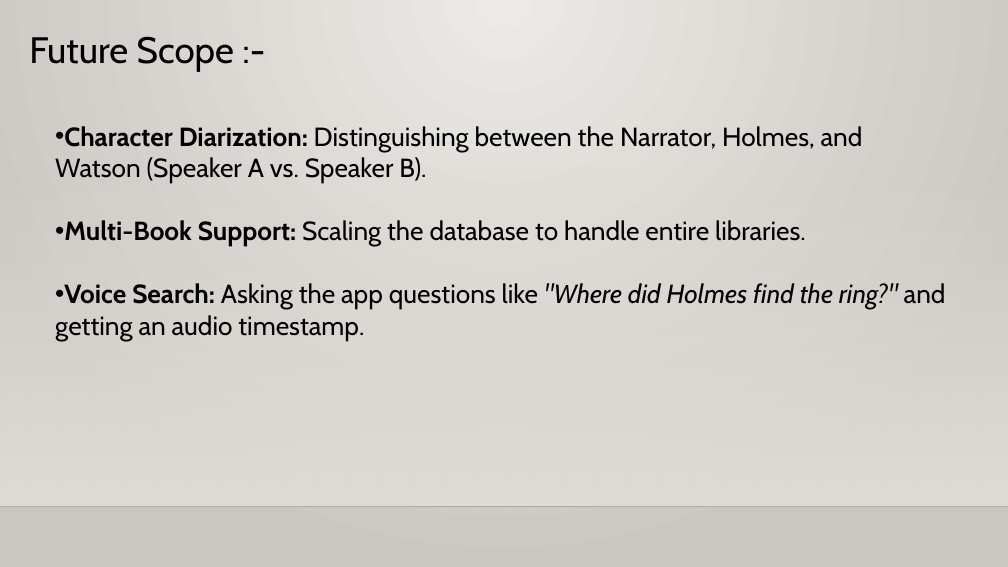
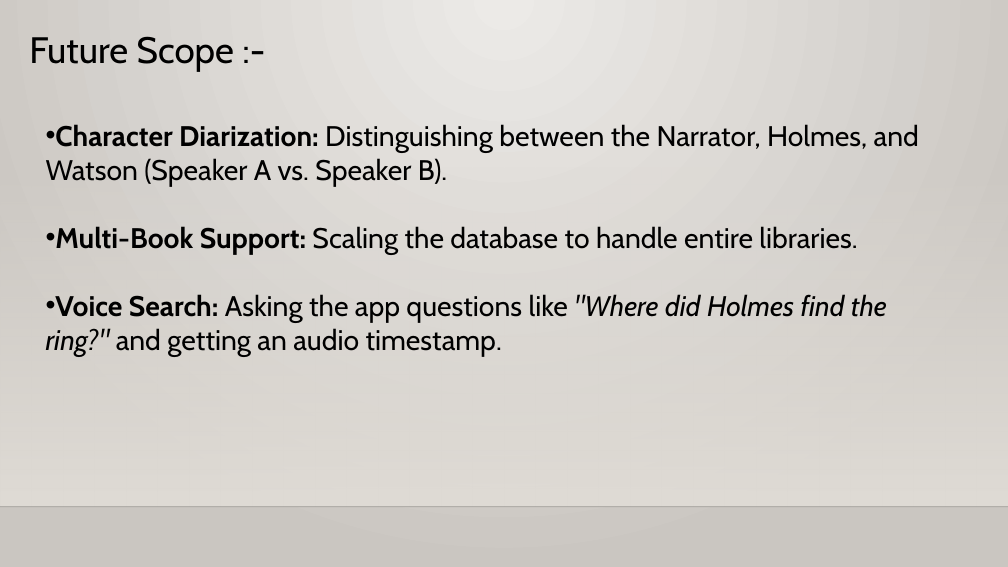
Before and after one commit to Sivashalinimurugesan/Automated-Podcast-Transcription-and-Topic-Segmentation, a slide deck: slide 11 of AI Podcast Transcription.pptx (slide 10 before the commit). Drawn at 1008x567 pixels with LibreOffice and Linux fonts; fonts in the diff are those of the drawing; background and template pictures are left out. Boxes give left, top, right and bottom in pixels: in the first picture for what was removed or moved away, otherwise in the second. Text is boxed around its words. In the diff, an @@ line names an element or a change of style, - is before the commit and + after.

```diff
--- a/AI Podcast Transcription.pptx
+++ b/AI Podcast Transcription.pptx
@@ text "Character Diarization: Distinguishing between the ..." moved from (x1=55, y1=126, x2=946, y2=341) to (x1=46, y1=124, x2=919, y2=356) @@
@@ text "Character Diarization: Distinguishing between the ..." at (x1=46, y1=124, x2=919, y2=356): size 25 to 27 pt @@
```
Also in this commit, not shown: 10 other slides changed, 1 slide added.
